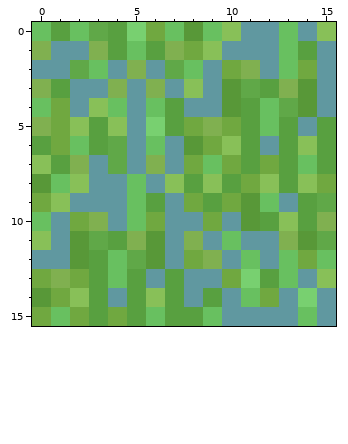
Pixel-art sprite, stored at resources/tilesets/village_1/tile_1.png. Above is the file before it was changed.
The file is 16x16 pixels.
And afterwards:
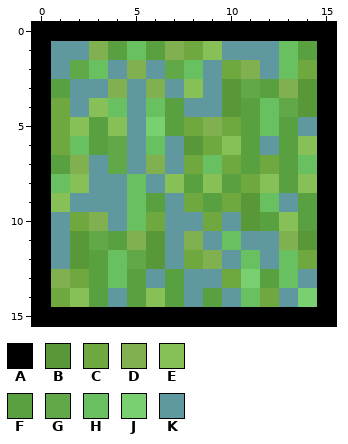
Palette (. is transparent): A #000000  B #589838  C #70a840  D #80b050  E #88c058  F #58a040  G #60a848  H #68c060  J #78d070  K #6098a0
The edit:
Changed rows in their new state; - is an unchanged pixel.
first column x 0:
 0 AAAAAAAAAAAAAAAA
 1 A--------------A
 2 A--------------A
 3 A--------------A
 4 A--------------A
 5 A--------------A
 6 A--------------A
 7 A--------------A
 8 A--------------A
 9 A--------------A
10 A--------------A
11 A--------------A
12 A--------------A
13 A--------------A
14 A--------------A
15 AAAAAAAAAAAAAAAA
